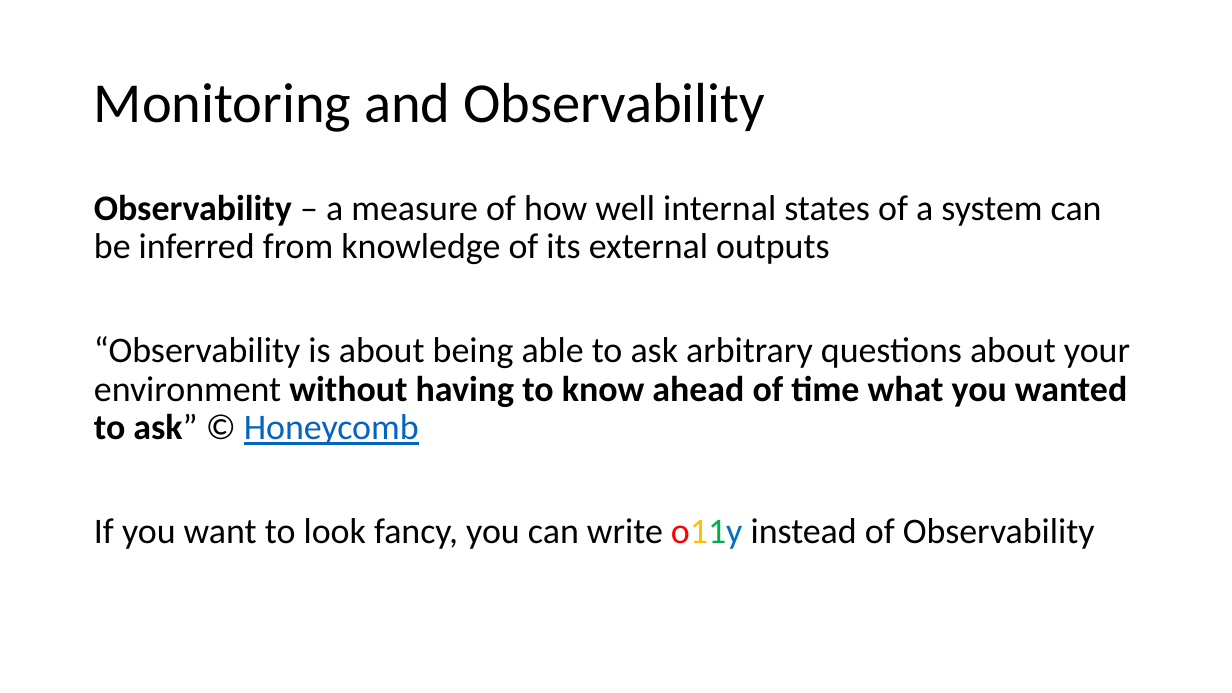
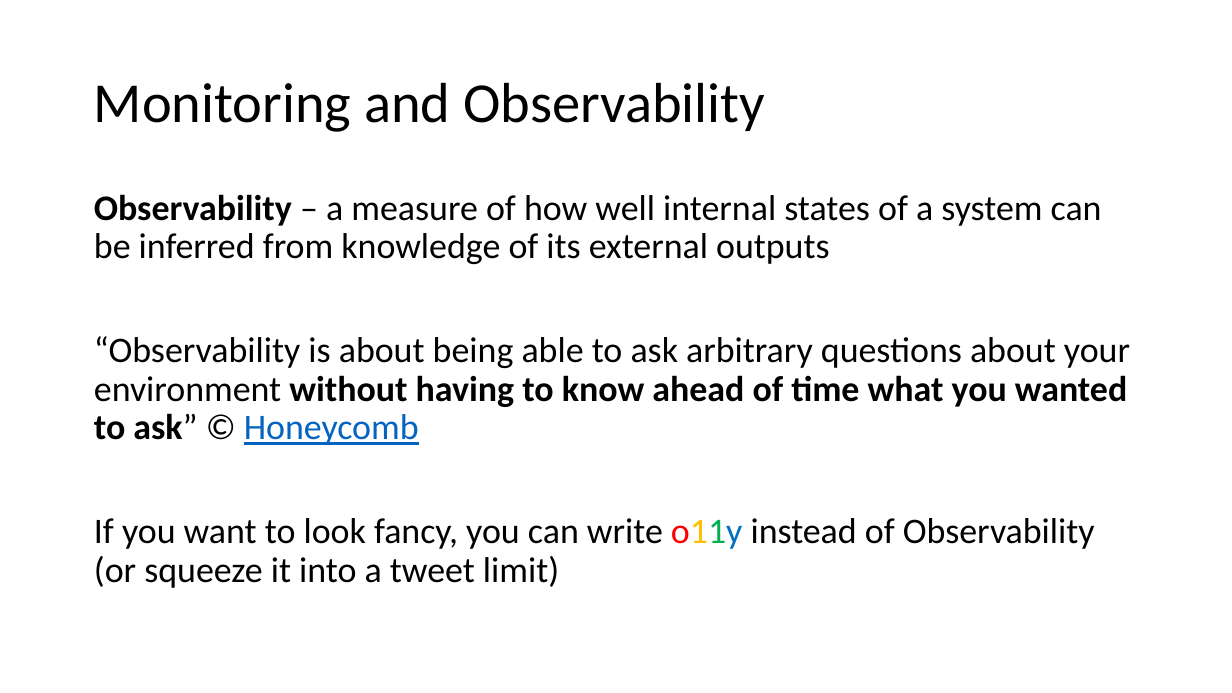
Before and after one commit to v1r7u/cloud_computing_old, a slide deck: slide 30 of presentations/05_Monitoring_Pricing.pptx (slide 26 before the commit). Drawn at 1232x693 pixels with LibreOffice and Linux fonts; fonts in the diff are those of the drawing. Boxes give left, top, right and bottom in pixels: in the first picture for what was removed or moved away, otherwise in the second. Text is boxed around its words. In the diff, an @@ line names an element or a change of style, - is before the commit and + after.

```diff
--- a/presentations/05_Monitoring_Pricing.pptx
+++ b/presentations/05_Monitoring_Pricing.pptx
@@ text at bbox=[94, 518, 1095, 588]: text changed @@
-If you want to look fancy, you can write o11y instead of Observability
+If you want to look fancy, you can write o11y instead of Observability (or squeeze it into a tweet limit)
```
Also in this commit, not shown: 10 other slides changed, 5 slides added, 19 other files.
